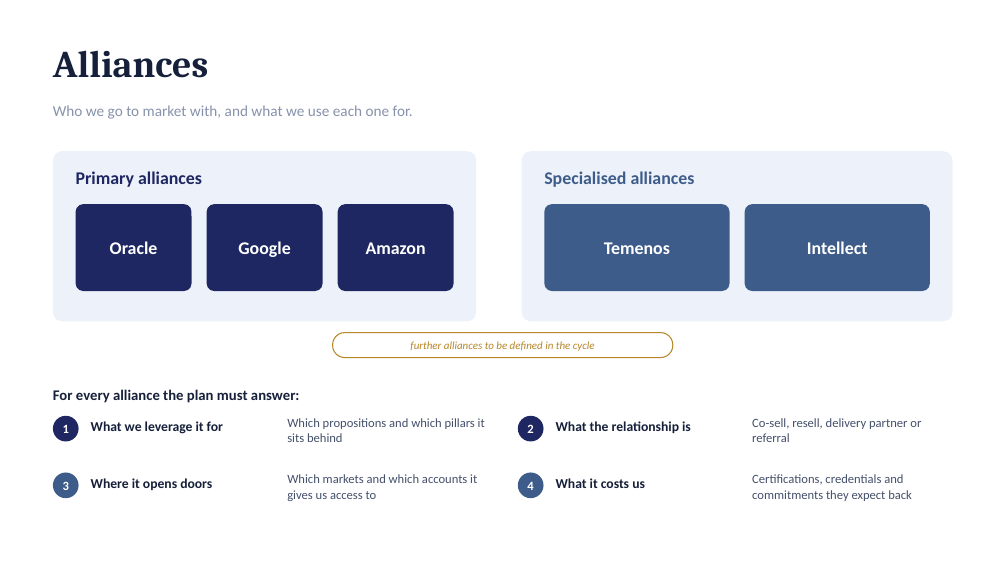
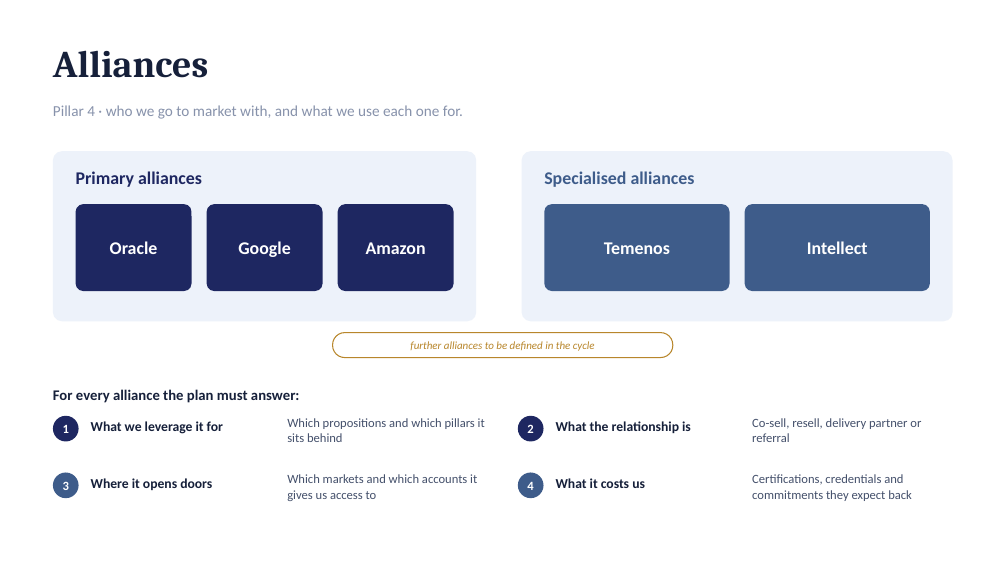
Before and after one commit to dhajjar-cyber/bae, a slide deck: slide 11 of FSI strategy/EAIND-FSI-Strategy-Development-Plan.pptx. Drawn at 1008x567 pixels with LibreOffice and Linux fonts; fonts in the diff are those of the drawing. Boxes give left, top, right and bottom in pixels: in the first picture for what was removed or moved away, otherwise in the second. Text is boxed around its words. In the diff, an @@ line names an element or a change of style, - is before the commit and + after.

```diff
--- a/FSI strategy/EAIND-FSI-Strategy-Development-Plan.pptx
+++ b/FSI strategy/EAIND-FSI-Strategy-Development-Plan.pptx
@@ text at <box>53,105,463,119</box>: text changed @@
-Who we go to market with, and what we use each one for.
+Pillar 4 · who we go to market with, and what we use each one for.
```
Also in this commit, not shown: 16 other slides changed, 2 slides added, 2 slides removed, 2 other files.
